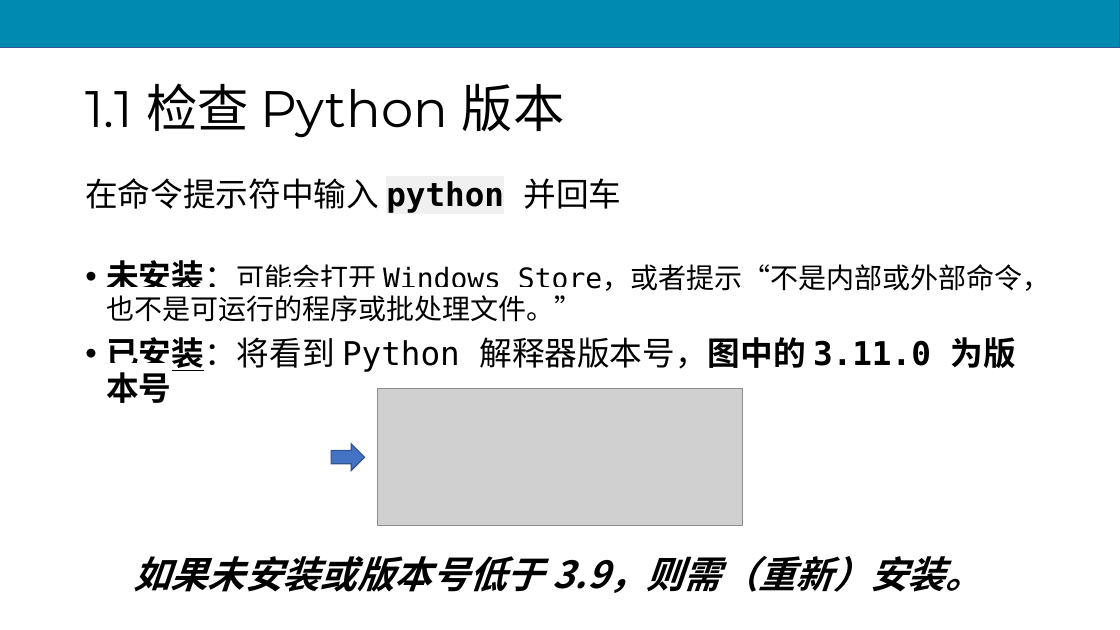
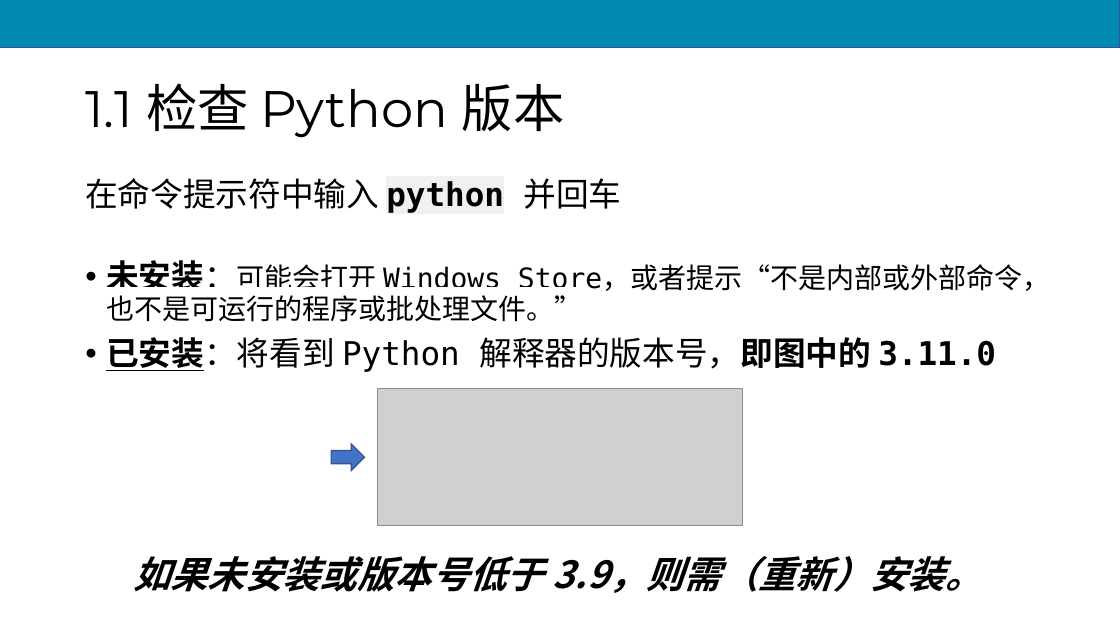
Before and after one commit to scruel/pcc_3e_slides, a slide deck: slide 9 of PPT/python1.pptx. Drawn at 1120x630 pixels with LibreOffice and Linux fonts; fonts in the diff are those of the drawing; grey boxes stand for pictures. Boxes give left, top, right and bottom in pixels: in the first picture for what was removed or moved away, otherwise in the second. Text is boxed around its words. In the diff, an @@ line names an element or a change of style, - is before the commit and + after.

```diff
--- a/PPT/python1.pptx
+++ b/PPT/python1.pptx
@@ text at <box>106,337,996,372</box>: text changed @@
-• 已安装：将看到 Python 解释器版本号，图中的 3.11.0 为版本号
+• 已安装：将看到 Python 解释器的版本号，即图中的 3.11.0
```
Also in this commit, not shown: 15 other slides changed, 12 other files.
